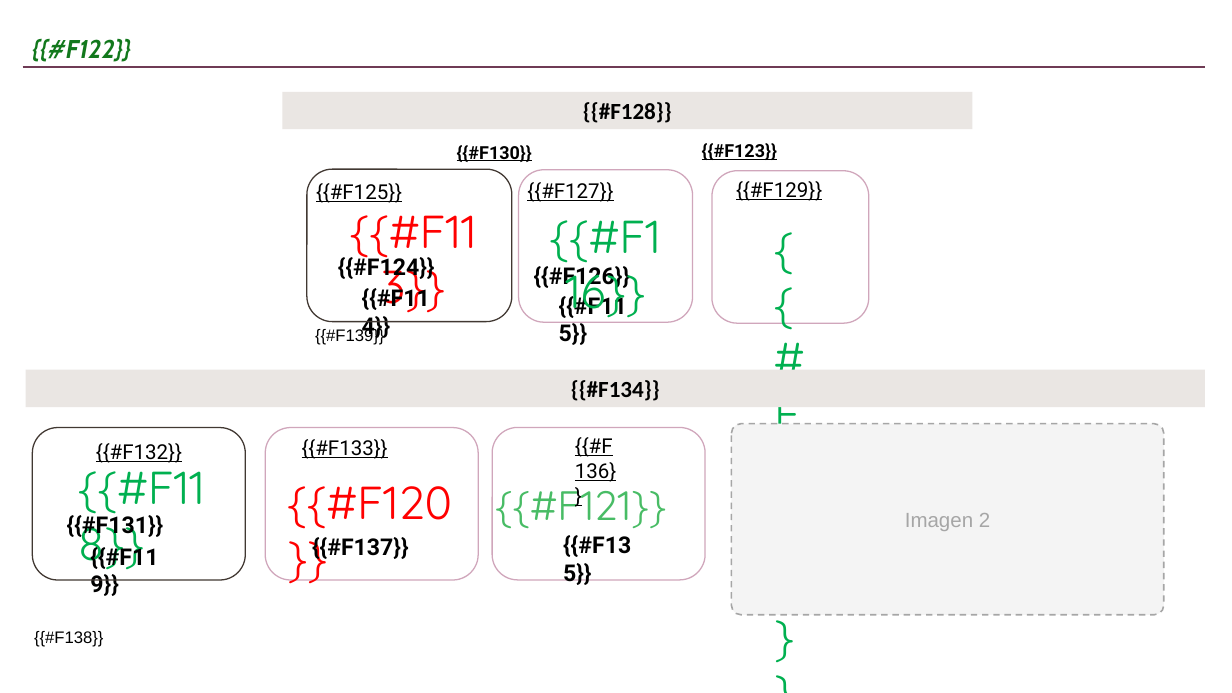
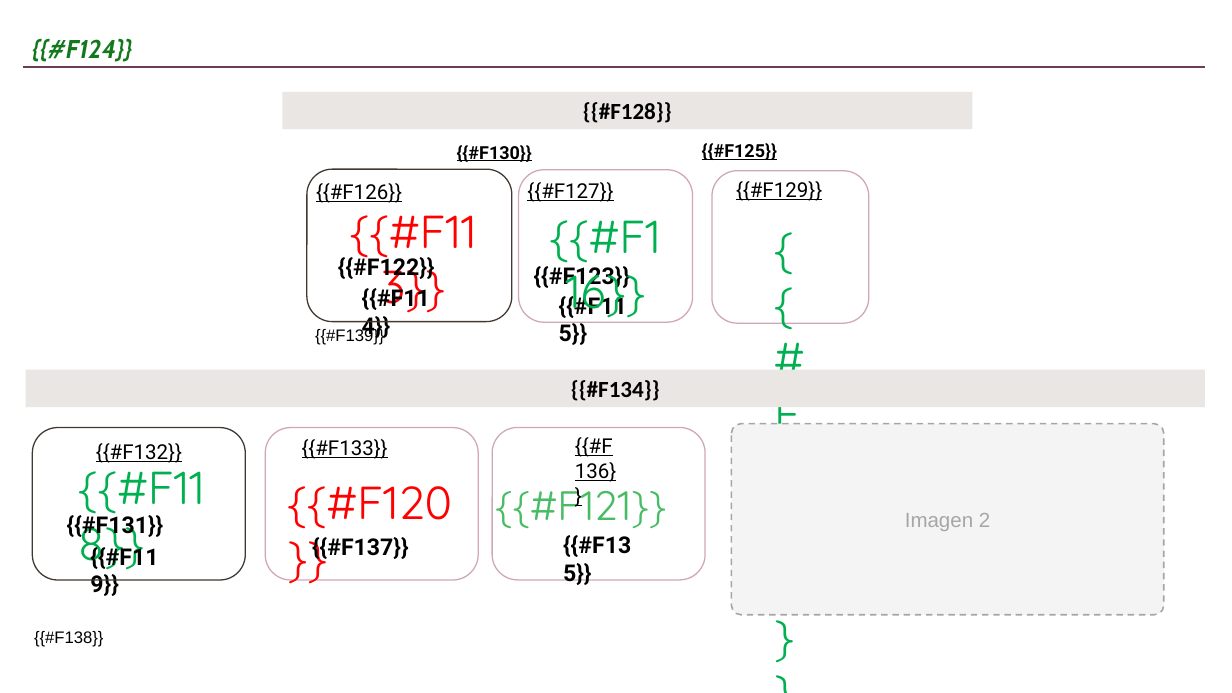
Before and after one commit to JohanCh01/flujo-cosecha, a slide deck: slide 6 of lib/plantilla_reporte.pptx. Drawn at 1232x693 pixels with LibreOffice and Linux fonts; fonts in the diff are those of the drawing; background and template pictures are left out. Boxes give left, top, right and bottom in pixels: in the first picture for what was removed or moved away, otherwise in the second. Text is boxed around its words. In the diff, an @@ line names an element or a change of style, - is before the commit and + after.

```diff
--- a/lib/plantilla_reporte.pptx
+++ b/lib/plantilla_reporte.pptx
@@ text at [32, 38, 133, 62]: text changed @@
-{{#F122}}
+{{#F124}}
@@ text at [702, 143, 777, 160]: text changed @@
-{{#F123}}
+{{#F125}}
@@ text at [316, 183, 402, 203]: text changed @@
-{{#F125}}
+{{#F126}}
@@ text at [338, 254, 435, 280]: text changed @@
-{{#F124}}
+{{#F122}}
@@ text at [534, 266, 631, 289]: text changed @@
-{{#F126}}
+{{#F123}}
```
Also in this commit, not shown: 6 other files.
